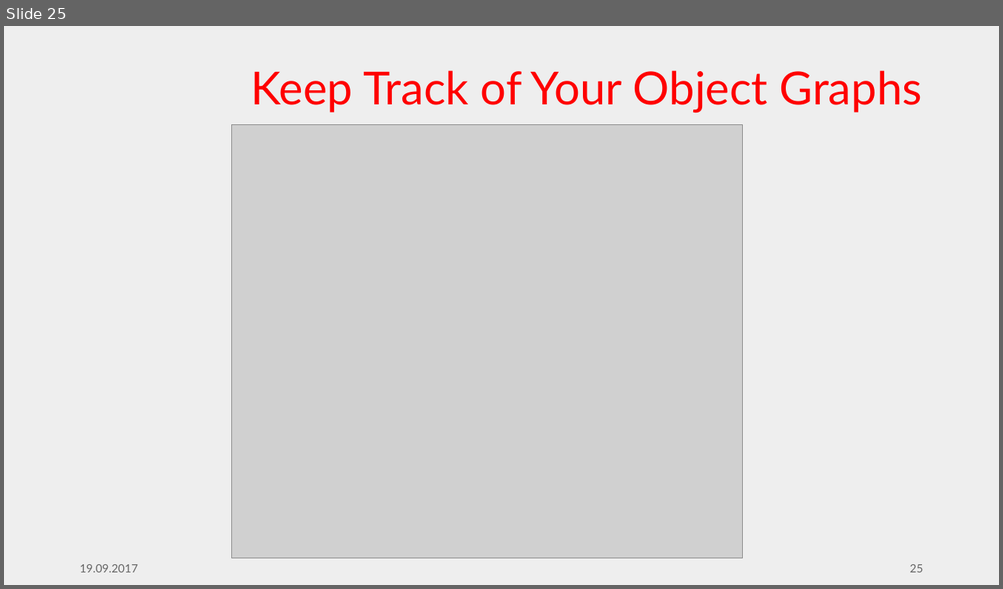
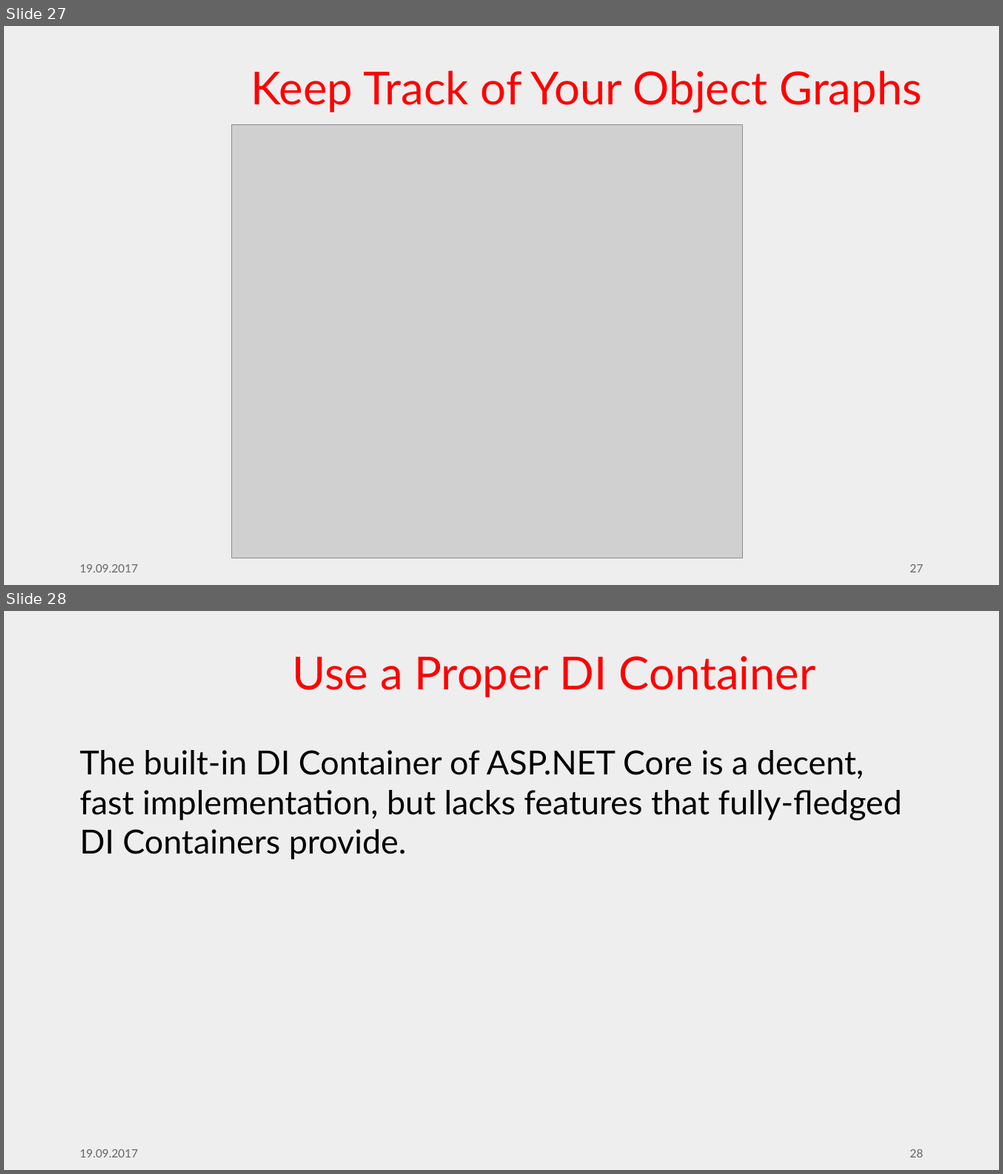
Before and after one commit to feO2x/AdcCore2017.DependencyInjection, a slide deck: ADC Core 2017 - Designing ASP.NET Core Apps with Dependency Injection in Mind.pptx. Shown one above the other, each under a label of ours: slide 25 before the commit, slides 27 and 28 after it. The pictures are 1003x589 and 1003x1174 pixels, drawn with LibreOffice and Linux fonts; fonts in the diff are those of the drawing; grey boxes stand for pictures; background and template pictures are left out. Boxes give left, top, right and bottom in pixels: in the first picture for what was removed or moved away, otherwise in the second. Text is boxed around its words. In the diff, an @@ line names an element or a change of style, - is before the commit and + after.

```diff
--- a/ADC Core 2017 - Designing ASP.NET Core Apps with Dependency Injection in Mind.pptx
+++ b/ADC Core 2017 - Designing ASP.NET Core Apps with Dependency Injection in Mind.pptx
@@ slide 28 added at [4,611,999,1170], background #EEEEEE @@
@@ title added at [292,656,816,698], 44 pt, text #FF0000 @@
+Use a Proper DI Container
@@ text added at [79,750,902,860], 32 pt, text #000000 @@
+The built-in DI Container of ASP.NET Core is a decent, fast implementation, but lacks features that fully-fledged DI Containers provide.
@@ text added at [79,1150,138,1158], 11 pt, text #656565 @@
+19.09.2017
@@ page number added at [910,1150,923,1158], 11 pt, text #656565 @@
+28
@@ what was slide 25 is now slide 27 @@
@@ page number at [910,565,923,573]: text changed @@
-25
+27
```
Also in this commit, not shown: 6 slides changed, 2 other slides added, 1 slide removed, 5 other files.
